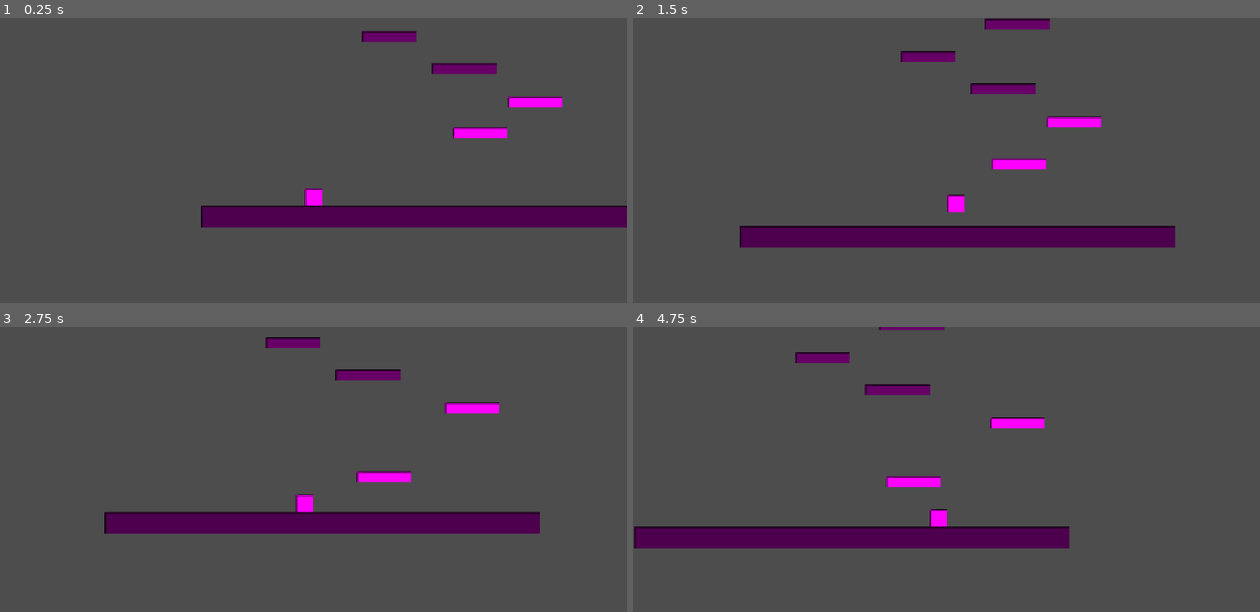
Above: before the commit, frames 1-4 (two rows, left to right).
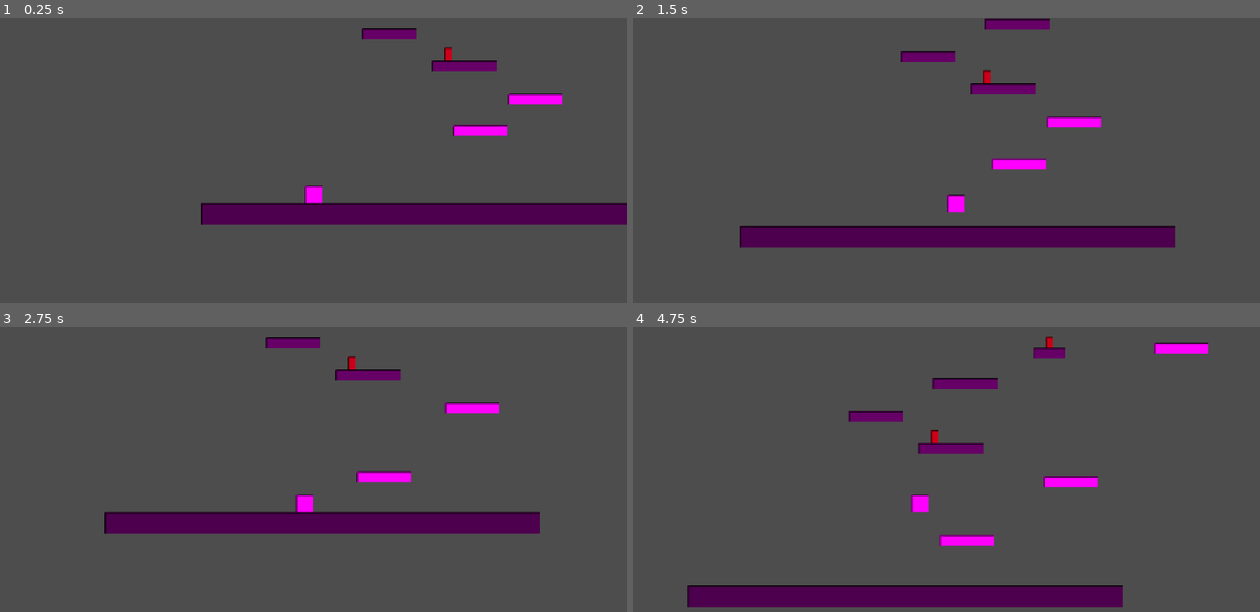
Above: after the commit, the same moments.

Repository: hyzor/simple-godot-game
Game: Godot game, scene res://main.tscn
Two runs of this game, one before a commit and one after it. Both use one fixed random seed, a clock stepped at 60 frames per second and the inputs below.
Inputs:
- Up to frame 1 (0.25 s): no input
- Up to frame 2 (1.5 s): hold Right (move_right) from 0.53 s (still down); tap Space (jump) at 0.77 s
- Up to frame 3 (2.75 s): tap Space (jump) at 1.52 s; release Right (move_right) at 2.03 s; hold Left (move_left) from 2.03 s (still down)
- Up to frame 4 (4.75 s): release Left (move_left) at 2.78 s; hold Right (move_right) 2.78-4.28 s; tap Space (jump) at 3.02, 3.77, 4.52 s; tap F1 (toggle_debug, bound only after the commit) at 4.15 s; hold Left (move_left) from 4.28 s (still down)

The runs differ from the first frame. In frame 1, 3.0% of the frame differs, in the area x 32-100%, y 3-74%; in frame 2, less than 0.1%; in frame 3, less than 0.1%; in frame 4, 15%, in the area x 0-92%, y 0-99%.

Commit message:
Add spikes hazard and debug mode with noclip flying

Diff:
--- a/main.tscn
+++ b/main.tscn
@@ -1,7 +1,8 @@
 [gd_scene format=3 uid="uid://fexej5xg555e"]
 
-[ext_resource type="PackedScene" path="res://player.tscn" id="1_ghi56"]
-[ext_resource type="PackedScene" path="res://moving_platform.tscn" id="2_jkl78"]
+[ext_resource type="PackedScene" uid="uid://c2q5v1h0mq8k" path="res://player.tscn" id="1_ghi56"]
+[ext_resource type="PackedScene" uid="uid://d3r6t7y8vai0" path="res://moving_platform.tscn" id="2_jkl78"]
+[ext_resource type="PackedScene" path="res://spike.tscn" id="3_spike"]
 
 [sub_resource type="RectangleShape2D" id="RectangleShape2D_floor"]
 size = Vector2(800, 40)
@@ -56,6 +57,10 @@
 modulate = Color(0.4, 0.6, 0.4, 1)
 texture = SubResource("PlaceholderTexture2D_small")
 
+[node name="Spike1" parent="StaticPlatform2" unique_id=999999001 instance=ExtResource("3_spike")]
+position = Vector2(-30, -22)
+scale = Vector2(0.88000244, 1)
+
 [node name="StaticPlatform3" type="StaticBody2D" parent="." unique_id=1959428078]
 position = Vector2(346, 19)
 
@@ -67,7 +72,7 @@
 texture = SubResource("PlaceholderTexture2D_smaller")
 
 [node name="Player" parent="." unique_id=1356100327 instance=ExtResource("1_ghi56")]
-position = Vector2(207, 296)
+position = Vector2(207, 313)
 fall_threshold = 750.0
 
 [node name="MovingPlatform1" parent="." unique_id=457016238 instance=ExtResource("2_jkl78")]
@@ -126,6 +131,10 @@
 modulate = Color(0.4, 0.6, 0.4, 1)
 texture = SubResource("PlaceholderTexture2D_small")
 
+[node name="Spike2" parent="StaticPlatform4" unique_id=999999002 instance=ExtResource("3_spike")]
+position = Vector2(-0.00012715787, -20)
+scale = Vector2(1.7500077, 0.8399976)
+
 [node name="StaticPlatform5" type="StaticBody2D" parent="." unique_id=586503622]
 position = Vector2(707, -280)
 scale = Vector2(0.15999025, 1)
@@ -137,15 +146,20 @@
 modulate = Color(0.4, 0.6, 0.4, 1)
 texture = SubResource("PlaceholderTexture2D_small")
 
+[node name="Spike3" parent="StaticPlatform5" unique_id=999999003 instance=ExtResource("3_spike")]
+position = Vector2(-825.0503, -16)
+scale = Vector2(4.2500763, 0.52000487)
+
 [node name="StaticPlatform6" type="StaticBody2D" parent="." unique_id=42817394]
-position = Vector2(575, -280)
-scale = Vector2(0.15999025, 1)
+position = Vector2(574, -280)
+scale = Vector2(0.5599903, 1)
 
 [node name="CollisionShape2D" type="CollisionShape2D" parent="StaticPlatform6" unique_id=380654655]
 shape = SubResource("RectangleShape2D_plat1")
 
 [node name="Sprite2D" type="Sprite2D" parent="StaticPlatform6" unique_id=37813704]
 modulate = Color(0.4, 0.6, 0.4, 1)
+scale = Vector2(1.0000612, 1)
 texture = SubResource("PlaceholderTexture2D_small")
 
 [node name="StaticPlatform7" type="StaticBody2D" parent="." unique_id=36535301]
--- a/player.gd
+++ b/player.gd
@@ -4,13 +4,28 @@
 @export var jump_velocity: float = -350.0
 @export var gravity: float = 900.0
 @export var fall_threshold: float = 500.0  # Y position below which player respawns
+@export var debug_speed: float = 600.0  # Speed in debug mode
 
 var spawn_position: Vector2
+var debug_mode: bool = false
+
+@onready var collision_shape: CollisionShape2D = $CollisionShape2D
 
 func _ready() -> void:
 	spawn_position = global_position
+	add_to_group("player")
 
 func _physics_process(delta: float) -> void:
+	# Toggle debug mode
+	if Input.is_action_just_pressed("toggle_debug"):
+		toggle_debug_mode()
+
+	if debug_mode:
+		_handle_debug_movement()
+	else:
+		_handle_normal_movement(delta)
+
+func _handle_normal_movement(delta: float) -> void:
 	# Check if player fell off the level
 	if global_position.y > fall_threshold:
 		respawn()
@@ -29,6 +44,38 @@
 
 	move_and_slide()
 
+func _handle_debug_movement() -> void:
+	# Free movement in all directions with no collision
+	var direction_x := Input.get_axis("move_left", "move_right")
+	var direction_y := Input.get_axis("move_up", "move_down")
+
+	velocity.x = direction_x * debug_speed
+	velocity.y = direction_y * debug_speed
+
+	move_and_slide()
+
+func toggle_debug_mode() -> void:
+	debug_mode = !debug_mode
+
+	if debug_mode:
+		# Enable noclip
+		collision_layer = 0
+		collision_mask = 0
+		collision_shape.disabled = true
+		velocity = Vector2.ZERO
+		print("Debug mode enabled - Noclip active, Speed: ", debug_speed)
+	else:
+		# Disable noclip
+		collision_layer = 2
+		collision_mask = 7
+		collision_shape.disabled = false
+		velocity = Vector2.ZERO
+		print("Debug mode disabled")
+
 func respawn() -> void:
 	global_position = spawn_position
 	velocity = Vector2.ZERO
+
+func die() -> void:
+	if not debug_mode:
+		respawn()
--- a/player.tscn
+++ b/player.tscn
@@ -9,6 +9,8 @@
 size = Vector2(32, 32)
 
 [node name="Player" type="CharacterBody2D"]
+collision_layer = 2
+collision_mask = 7
 script = ExtResource("1_abc12")
 
 [node name="CollisionShape2D" type="CollisionShape2D" parent="."]
--- a/project.godot
+++ b/project.godot
@@ -32,6 +32,21 @@
 "events": [Object(InputEventKey,"resource_local_to_scene":false,"resource_name":"","device":-1,"window_id":0,"alt_press …(191 unchanged characters)…
 ]
 }
+toggle_debug={
+"deadzone": 0.5,
+"events": [Object(InputEventKey,"resource_local_to_scene":false,"resource_name":"","device":-1,"window_id":0,"alt_pressed":false,"shift_pressed":false,"ctrl_pressed":false,"meta_pressed":false,"pressed":false,"keycode":0,"physical_keycode":4194332,"key_label":0,"unicode":0,"location":0,"echo":false,"script":null)
+]
+}
+move_up={
+"deadzone": 0.5,
+"events": [Object(InputEventKey,"resource_local_to_scene":false,"resource_name":"","device":-1,"window_id":0,"alt_pressed":false,"shift_pressed":false,"ctrl_pressed":false,"meta_pressed":false,"pressed":false,"keycode":0,"physical_keycode":4194320,"key_label":0,"unicode":0,"location":0,"echo":false,"script":null)
+]
+}
+move_down={
+"deadzone": 0.5,
+"events": [Object(InputEventKey,"resource_local_to_scene":false,"resource_name":"","device":-1,"window_id":0,"alt_pressed":false,"shift_pressed":false,"ctrl_pressed":false,"meta_pressed":false,"pressed":false,"keycode":0,"physical_keycode":4194322,"key_label":0,"unicode":0,"location":0,"echo":false,"script":null)
+]
+}
 
 [physics]
 
--- /dev/null
+++ b/spike.gd
@@ -0,0 +1,10 @@
+extends Area2D
+
+func _ready() -> void:
+	monitoring = true
+	monitorable = true
+	body_entered.connect(_on_body_entered)
+
+func _on_body_entered(body: Node) -> void:
+	if body.is_in_group("player"):
+		body.die()
--- /dev/null
+++ b/spike.tscn
@@ -0,0 +1,22 @@
+[gd_scene format=3 uid="uid://spike1234567"]
+
+[ext_resource type="Script" path="res://spike.gd" id="1_spike"]
+
+[sub_resource type="CapsuleShape2D" id="CapsuleShape2D_spike"]
+radius = 8.0
+height = 24.0
+
+[sub_resource type="PlaceholderTexture2D" id="PlaceholderTexture2D_spike"]
+size = Vector2(16, 24)
+
+[node name="Spike" type="Area2D"]
+collision_layer = 4
+collision_mask = 2
+script = ExtResource("1_spike")
+
+[node name="CollisionShape2D" type="CollisionShape2D" parent="."]
+shape = SubResource("CapsuleShape2D_spike")
+
+[node name="Sprite2D" type="Sprite2D" parent="."]
+modulate = Color(0.8, 0.1, 0.1, 1)
+texture = SubResource("PlaceholderTexture2D_spike")
Not shown, added: spike.gd.uid
